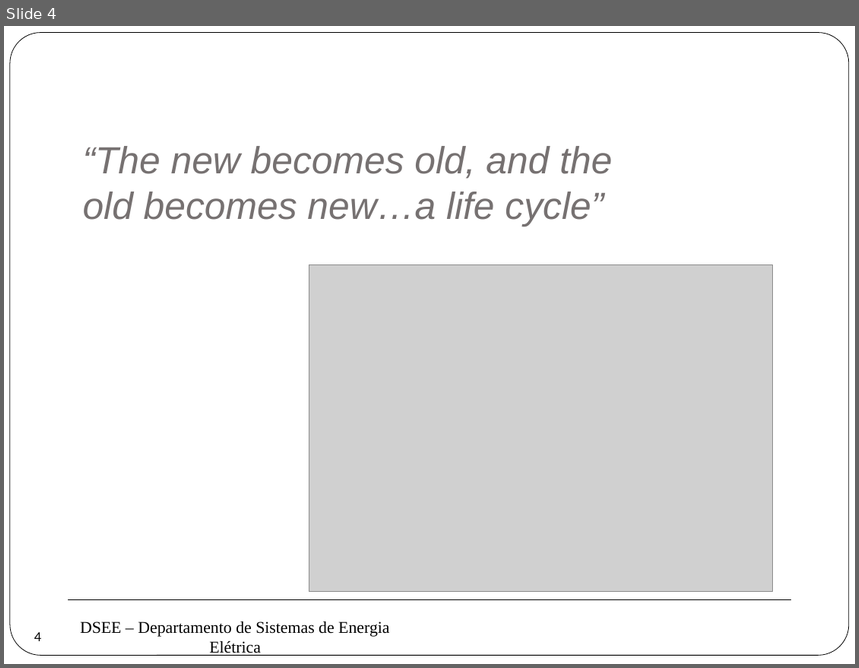
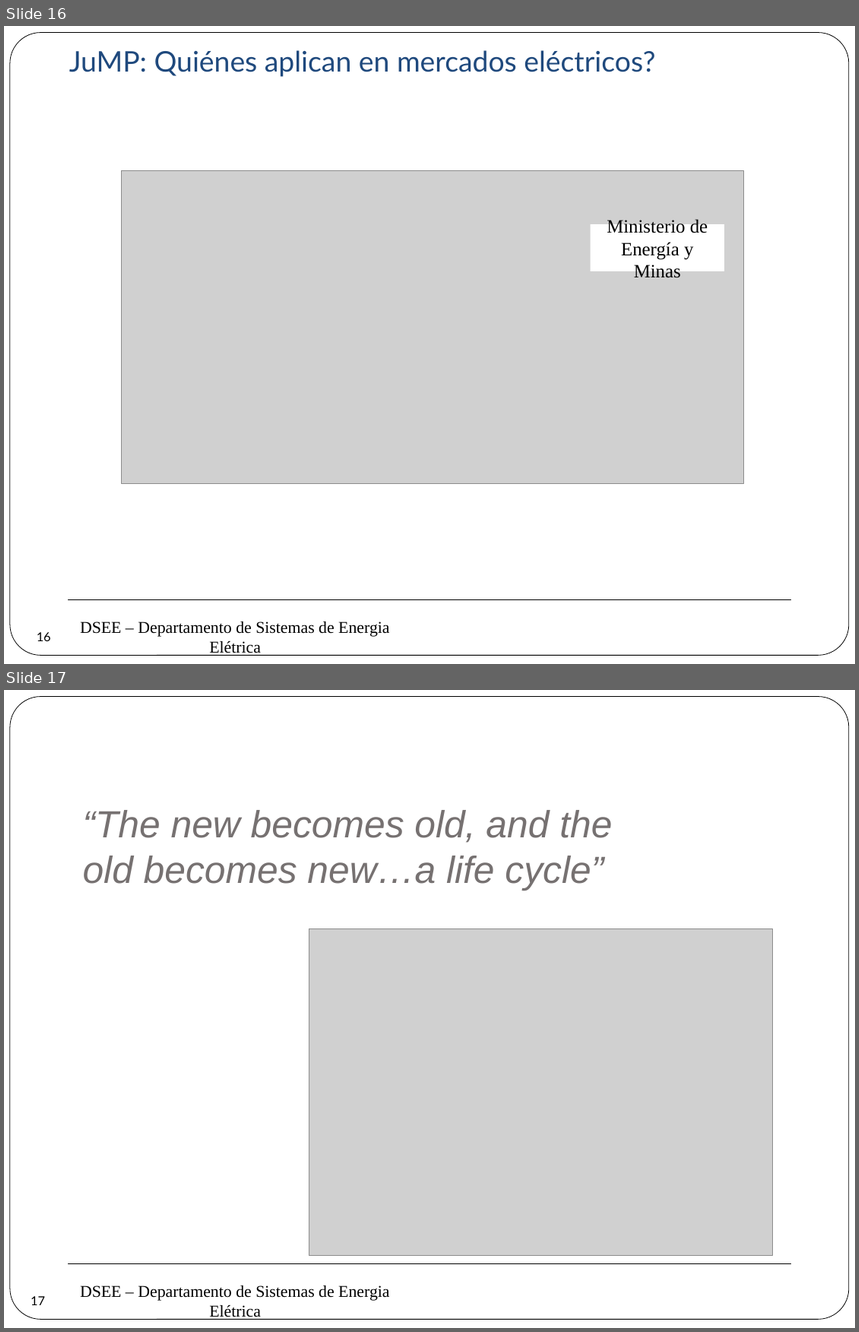
Before and after one commit to erikfilias/Power-Systems-Optimization-using-Julia-Language, a slide deck: 1. Lectures/Introducción a la Optimización aplicada a Sistemas de Energía Eléctrica/Dia 1/3. Julia Language.pptx. Shown one above the other, each under a label of ours: slide 4 before the commit, slides 16 and 17 after it. The pictures are 859x668 and 859x1332 pixels, drawn with LibreOffice and Linux fonts; fonts in the diff are those of the drawing; grey boxes stand for pictures; background and template pictures are left out. Boxes give left, top, right and bottom in pixels: in the first picture for what was removed or moved away, otherwise in the second. Text is boxed around its words. In the diff, an @@ line names an element or a change of style, - is before the commit and + after.

```diff
--- a/1. Lectures/Introducción a la Optimización aplicada a Sistemas de Energía Eléctrica/Dia 1/3. Julia Language.pptx
+++ b/1. Lectures/Introducción a la Optimización aplicada a Sistemas de Energía Eléctrica/Dia 1/3. Julia Language.pptx
@@ slide 16 added at [4, 26, 855, 664], background #FFFFFF; not listed: 3 template elements that a slide beside it also shows @@
@@ text added at [69, 50, 655, 77], 24 pt, text #1F497D @@
+JuMP: Quiénes aplican en mercados eléctricos?
@@ picture added at [122, 170, 743, 484] @@
@@ rectangle added at [591, 224, 724, 271], fill #FFFFFF, 16 pt, text #000000 @@
+Ministerio de Energía y Minas
@@ page number added at [28, 621, 60, 653], 10.5 pt, text #000000 @@
+16
@@ what was slide 4 is now slide 17 @@
@@ page number at [31, 1296, 45, 1306]: text changed @@
-4
+17
```
Also in this commit, not shown: 14 other slides added, 2 slides removed, 2 other files.
